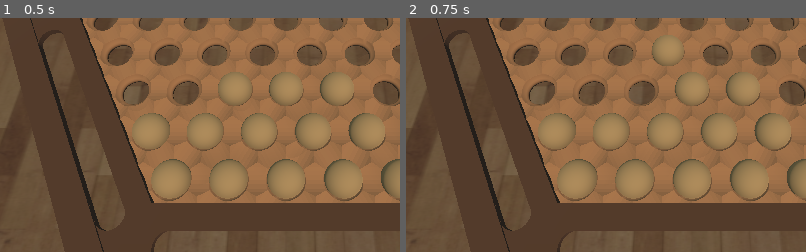
Above: before the commit, frames 1-2 (left to right).
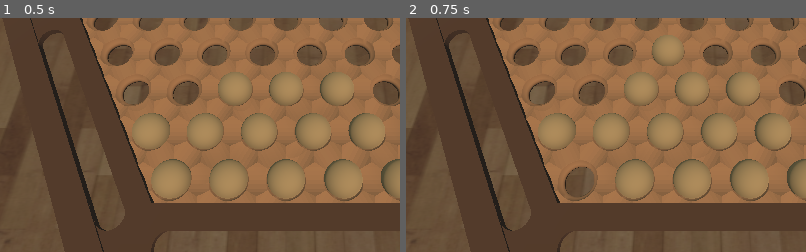
Above: after the commit, the same moments.

Repository: Stalker963/abalone
Game: Godot game, scene res://Scenes/Game.tscn
The game is run twice, just before and just after one commit, with the same random seed, the same clock (stepped at 60 frames per second) and the same inputs.
Inputs:
- Up to frame 1 (0.5 s): no input
- Up to frame 2 (0.75 s): tap Enter at 0.5 s; hold Right (ui_right) from 0.53 s (still down)
The pictures show only the part of the screen within x 14-64%, y 35-85%; the shares and areas given below are measured in that part.

Frame 1 is identical in both runs. In frame 2, 1.6% of the frame differs, in the area x 37-63%, y 23-78%.

Commit message:
history bugfix and forward pruning implementation

Diff:
--- a/Scripts/MyScript.gd
+++ b/Scripts/MyScript.gd
@@ -21,17 +21,19 @@
 func _process(delta):
 	if Input.is_action_just_pressed("ui_right"):
 
-		if not game_finished: #if state was played before
-			if range(history_list.size()).has(history_count+1):
-				current_state = history_list[history_count+1]
-				current_turn = switch_turn(current_turn)
-				visualizer.update_board(current_state.board)
-				history_count+=1
-			else:
+
+		if range(history_list.size()).has(history_count+1):
+			current_state = history_list[history_count+1]
+			current_turn = switch_turn(current_turn)
+			visualizer.update_board(current_state.board)
+			history_count+=1
+		else:
+			if not game_finished:
 			#WHITE plays minimax,BLACK plays random!
 				if current_turn == WHITE:
 					#var m = minimax(current_state,2,true,WHITE,WHITE)
-					var m = alphabeta(current_state,2,-INF,INF,true,WHITE,WHITE)
+					#var m = alphabeta(current_state,2,-INF,INF,true,WHITE,WHITE)
+					var m = alphabeta_with_forward_pruning(current_state,2,-INF,INF,5,true,WHITE,WHITE)
 					var next_state = m[1]
 					current_state = next_state
 					current_turn = switch_turn(current_turn)
@@ -46,12 +48,12 @@
 				history_list.append(current_state)
 				history_count+=1
 
-				if current_state.white_score >= 6:
-					print("White Won!")
-					game_finished = true
-				elif current_state.black_score >= 6:
-					print("Black Won!")
-					game_finished = true
+			if current_state.white_score >= 6:
+				print("White Won!")
+				game_finished = true
+			elif current_state.black_score >= 6:
+				print("Black Won!")
+				game_finished = true
 
 
 	elif Input.is_action_just_pressed("ui_left"):
@@ -114,6 +116,59 @@
 			b = min(b,value)
 		return [value,best_state]
 
+func alphabeta_with_forward_pruning(state,depth,a,b,n,maximizer,piece,turn):
+	if depth == 0 or state.white_score>=6 or state.black_score>=6:
+		return [eval_state(state,piece),state]
+	if maximizer and depth == 2:
+		var value = -INF
+		var best_state = null
+		var moves_list = []
+		var n_best_moves = []
+		for succesor in Successor.calculate_successor(state,current_turn):
+			moves_list.append(succesor)
+		for i in range(n):
+			var best_move = null
+			var best_move_eval = -INF
+			for move in moves_list:
+				var eval = eval_state(move,piece)
+				if eval>best_move_eval:
+					best_move = move
+					best_move_eval = eval
+			n_best_moves.append(best_move)
+			moves_list.erase(best_move)
+		for move in n_best_moves:
+			var temp = alphabeta_with_forward_pruning(move,depth-1,a,b,n,false,piece,switch_turn(current_turn))
+			if temp[0]>value:
+				value = temp[0]
+				best_state=move
+			if value>=b:
+				break
+			a = max(a,value)
+		return [value,best_state]
+	elif maximizer:
+		var value = -INF
+		var best_state = null
+		for succesor in Successor.calculate_successor(state,current_turn):
+			var temp = alphabeta(succesor,depth-1,a,b,false,piece,switch_turn(current_turn))
+			if temp[0]>value:
+				value = temp[0]
+				best_state=succesor
+			if value>=b:
+				break
+			a = max(a,value)
+		return [value,best_state]
+	else:
+		var value = +INF
+		var best_state = null
+		for succesor in Successor.calculate_successor(state,current_turn):
+			var temp = alphabeta_with_forward_pruning(succesor,depth-1,a,b,n,true,piece,switch_turn(current_turn))
+			if temp[0]<value:
+				value = temp[0]
+				best_state=succesor
+			if value<=a:
+				break
+			b = min(b,value)
+		return [value,best_state]
 
 
 func eval_state(state,piece):
